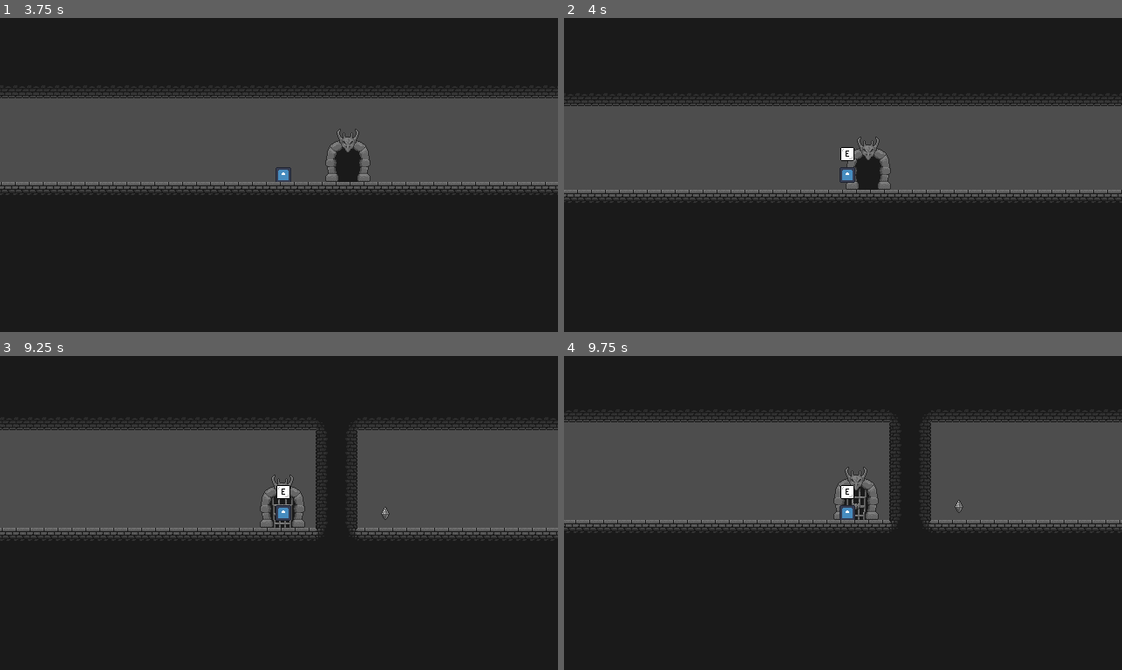
Above: before the commit, frames 1-4 (two rows, left to right).
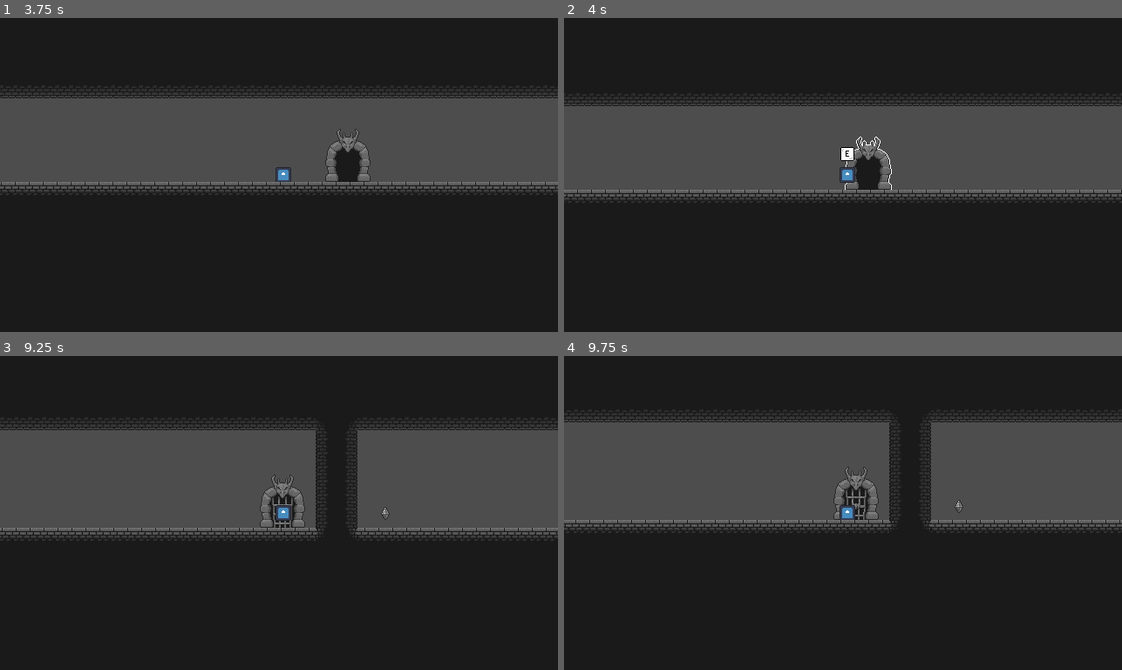
Above: after the commit, the same moments.

Repository: MatthewBL/Gates-and-Gems
Game: Godot game, scene res://scenes/level_manager/level_manager.tscn
Same seed, same stepped clock (60 frames per second), same inputs: the game is played once before the commit and once after it. The engine's default icon, where the game draws it, is replaced by a stand-in: a white triangle on a blue panel in a dark square.
Inputs:
- Up to frame 1 (3.75 s): tap Enter at 0.5 s; hold D (ui_right) 0.53-2.03 s; tap E (interact) every 0.75 s from 0.6 to 3.6 s; tap Space (ui_accept) at 0.77, 1.25, 1.52, 2, 3.02 s; hold A (ui_left) 2.03-2.78 s; hold D (ui_right) from 2.78 s (still down)
- Up to frame 2 (4 s): keep holding D (ui_right); tap Space (ui_accept) at 3.77 s
- Up to frame 3 (9.25 s): release D (ui_right) at 4.28 s; hold A (ui_left) 4.28-5.03 s; tap E (interact) every 0.75 s from 4.35 to 8.85 s; tap Space (ui_accept) at 4.52, 6.02, 6.77, 7.52, 9.02 s; hold D (ui_right) 5.03-5.78 s; hold A (ui_left) 5.78-7.28 s; hold D (ui_right) from 7.28 s (still down)
- Up to frame 4 (9.75 s): release D (ui_right) at 9.53 s; hold A (ui_left) from 9.53 s (still down); tap E (interact) at 9.6 s

Frame 1 is identical in both runs. In frame 2, less than 0.1% of the frame differs, in the area x 50-59%, y 37-55%; in frame 3, 0.1%, in the area x 49-53%, y 41-46%; in frame 4, 0.1%.

Commit message:
Add outline to door logic

Diff:
--- a/player_movement.gd
+++ b/player_movement.gd
@@ -74,11 +74,21 @@
 
 
 func on_interaction_entered(area: Area2D) -> void:
+	if area is Door and not (area as Door).is_opened:
+		return
+
 	how_to_press_e.show()
 	interaction_node = area
+	if area.has_method(&"show_outline"):
+		area.show_outline()
 
 
 func on_interaction_exited(area: Area2D) -> void:
+	if area is Door and not (area as Door).is_opened:
+		return
+
 	how_to_press_e.hide()
 	if interaction_node == area:
 		interaction_node = null
+		if area.has_method(&"hide_outline"):
+			area.hide_outline()
--- a/scenes/door.tscn
+++ b/scenes/door.tscn
@@ -27,5 +27,6 @@
 [node name="OutlineSprite2D" type="Sprite2D" parent="." unique_id=1909979155]
 unique_name_in_owner = true
 visible = false
+z_index = -5
 position = Vector2(25, -30)
 texture = ExtResource("3_83dcw")
Not shown, added: Assets/Escenario/Elementos/gema hueco.png.import
